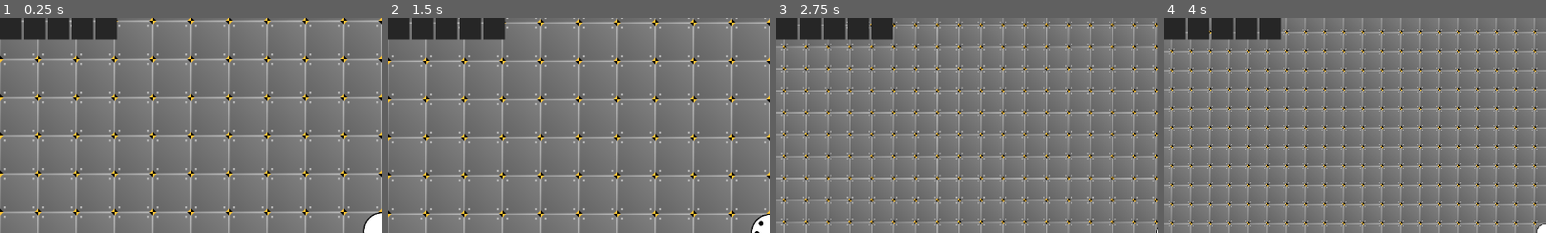
Above: before the commit, frames 1-4 (left to right).
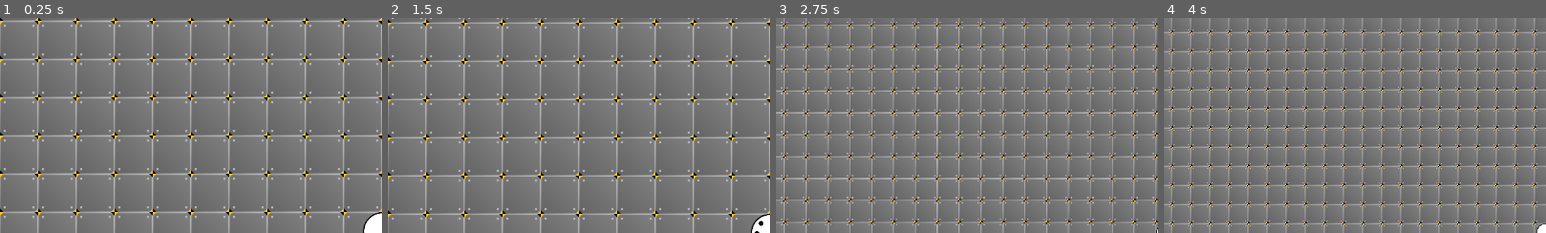
Above: after the commit, the same moments.

Repository: TrueSunGaming/industrial-revolution-proto-3
Game: Godot game, scene res://scenes/main/Main.tscn
The game is run twice, just before and just after one commit, with the same random seed, the same clock (stepped at 60 frames per second) and the same inputs.
Inputs (mouse positions are % of the whole screen's width and height, from its top left):
- Up to frame 1 (0.25 s): no input
- Up to frame 2 (1.5 s): drag from (8, 3) to (60, 28) at 0.52 s; tap Enter at 1.25 s; drag from (1, 2) to (45, 70) at 1.27 s
- Up to frame 3 (2.75 s): tap Space at 2 s; move the mouse to (5, 2) at 2.02 s; hold D (move_right) from 2.03 s (still down); hold Mouse wheel down (zoom_out) from 2.03 s (still down); click (5, 2) at 2.17 s
- Up to frame 4 (4 s): release D (move_right) at 2.75 s; release Mouse wheel down (zoom_out) at 2.75 s; drag from (8, 2) to (20, 35) at 2.77 s; drag from (11, 2) to (55, 50) at 3.52 s
The pictures show only the part of the screen within x 0-50%, y 0-50%; the shares and areas given below are measured in that part.

The runs differ from the first frame. In frame 1, 2.9% of the frame differs, in the area x 0-31%, y 0-11%; in frame 2, 2.9%; in frame 3, 2.9%; in frame 4, 2.9%.

Commit message:
fix: remove debug storage display in ui

Diff:
--- a/scenes/ui/UI.tscn
+++ b/scenes/ui/UI.tscn
@@ -1,20 +1,8 @@
-[gd_scene load_steps=8 format=3 uid="uid://drqf0tkqp0fa4"]
+[gd_scene load_steps=4 format=3 uid="uid://drqf0tkqp0fa4"]
 
 [ext_resource type="Script" uid="uid://f0hlqm7grhro" path="res://scenes/ui/UI.gd" id="1_d2gw2"]
 [ext_resource type="Script" uid="uid://bvyrfm4ni0bi6" path="res://scenes/ui/resource/HeldItem.gd" id="2_nnfdp"]
-[ext_resource type="Script" uid="uid://b3mhaduslwqgv" path="res://scripts/resource/ResourceStack.gd" id="3_nnfdp"]
 [ext_resource type="FontFile" uid="uid://o30xn84wnj74" path="res://fonts/Roboto-Regular.ttf" id="3_s64wo"]
-[ext_resource type="Script" uid="uid://brhc4jfo5pptn" path="res://scenes/ui/resource/storage/StorageDisplay.gd" id="5_j3nm3"]
-[ext_resource type="Script" uid="uid://cfoq042u5rgpj" path="res://scripts/resource/storage/Storage.gd" id="7_p6rkd"]
-
-[sub_resource type="Resource" id="Resource_bcuxr"]
-script = ExtResource("7_p6rkd")
-allow_solids = true
-allow_fluids = true
-remove_empty = true
-slots = -1
-content = Array[ExtResource("3_nnfdp")]([])
-metadata/_custom_type_script = ExtResource("7_p6rkd")
 
 [node name="UI" type="CanvasLayer"]
 script = ExtResource("1_d2gw2")
@@ -30,14 +18,5 @@
 quantity_font = ExtResource("3_s64wo")
 metadata/_custom_type_script = ExtResource("2_nnfdp")
 
-[node name="StorageDisplay" type="GridContainer" parent="."]
-offset_right = 40.0
-offset_bottom = 40.0
-columns = 5
-script = ExtResource("5_j3nm3")
-storage = SubResource("Resource_bcuxr")
-fill_full_line = true
-metadata/_custom_type_script = ExtResource("5_j3nm3")
-
 [connection signal="child_entered_tree" from="." to="." method="_on_child_entered_tree"]
 [connection signal="child_exiting_tree" from="." to="." method="_on_child_exiting_tree"]
